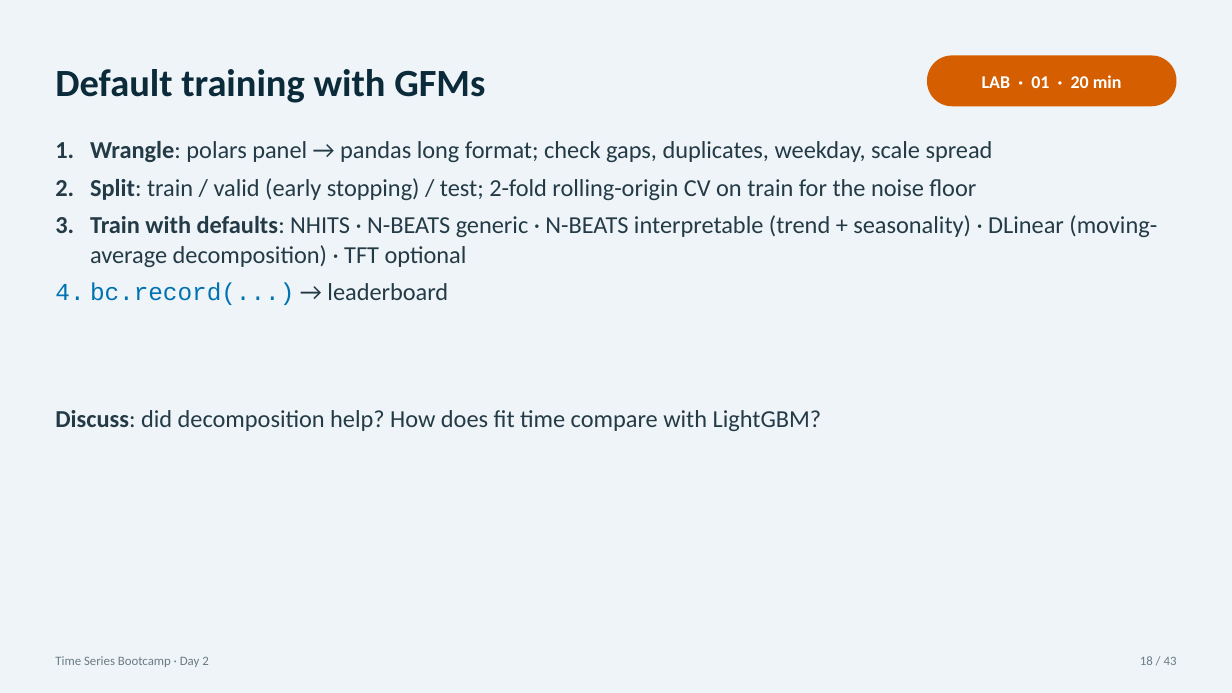
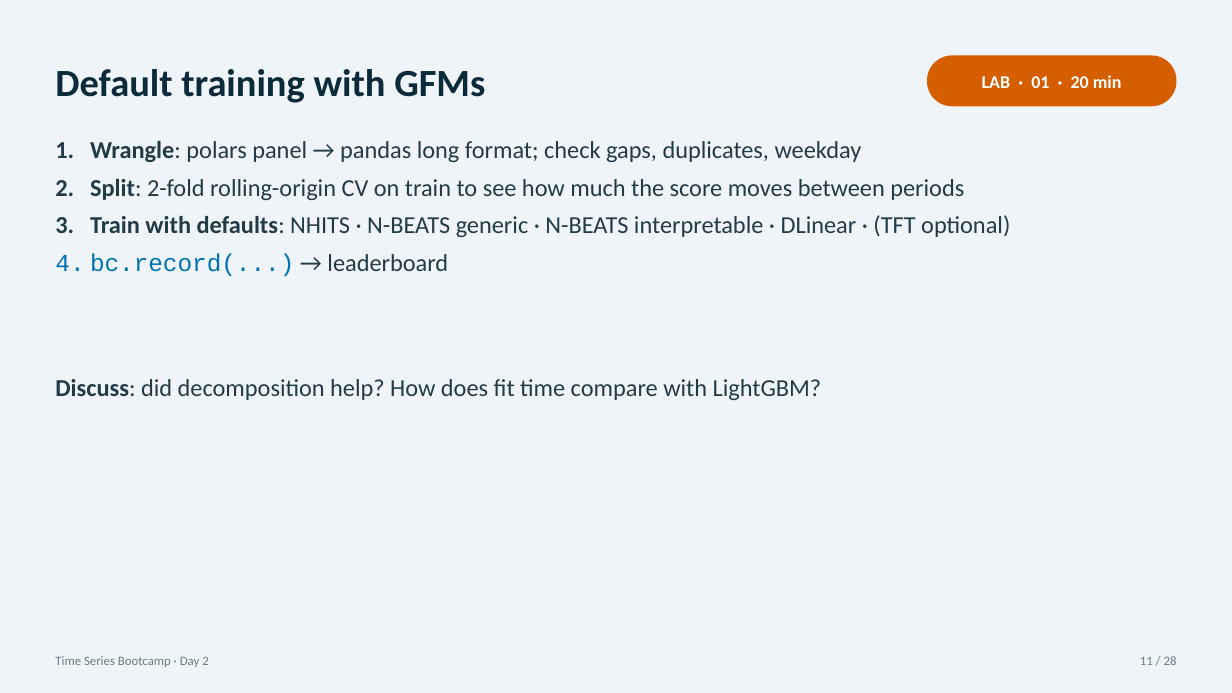
Before and after one commit to tackes/time-series-forecasting-bootcamp, a slide deck: slide 11 of day2_neural/slides/day2_slides.pptx (slide 18 before the commit). Drawn at 1232x693 pixels with LibreOffice and Linux fonts; fonts in the diff are those of the drawing. Boxes give left, top, right and bottom in pixels: in the first picture for what was removed or moved away, otherwise in the second. Text is boxed around its words. In the diff, an @@ line names an element or a change of style, - is before the commit and + after.

```diff
--- a/day2_neural/slides/day2_slides.pptx
+++ b/day2_neural/slides/day2_slides.pptx
@@ text at <box>90,141,1010,237</box>: text changed @@
-1. Wrangle: polars panel → pandas long format; check gaps, duplicates, weekday, scale spread
-2. Split: train / valid (early stopping) / test; 2-fold rolling-origin CV on train for the noise floor
-3. Train with defaults: NHITS · N-BEATS generic · N-BEATS interpretable (trend + seasonality) · DLinear (moving-average decomposition) · TFT optional
+1. Wrangle: polars panel → pandas long format; check gaps, duplicates, weekday
+2. Split: 2-fold rolling-origin CV on train to see how much the score moves between periods
+3. Train with defaults: NHITS · N-BEATS generic · N-BEATS interpretable · DLinear · (TFT optional)
@@ text "Discuss: did decomposition help? How ...": place and size @@
-text "Discuss: did decomposition help? How ..." at <box>55,410,822,431</box>
+text "Discuss: did decomposition help? How ..." at <box>55,379,822,400</box>
@@ text at <box>1140,656,1177,665</box>: text changed @@
-18 / 43
+11 / 28
```
Also in this commit, not shown: 17 other slides changed, 8 slides added, 23 slides removed, 26 other files.
